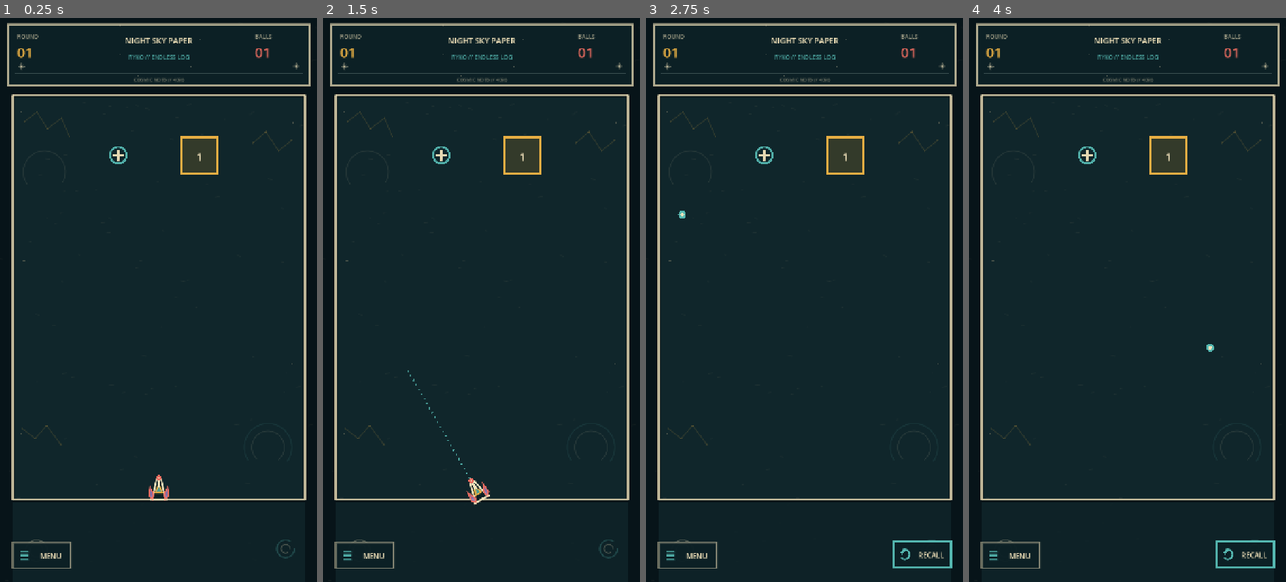
Above: before the commit, frames 1-4 (left to right).
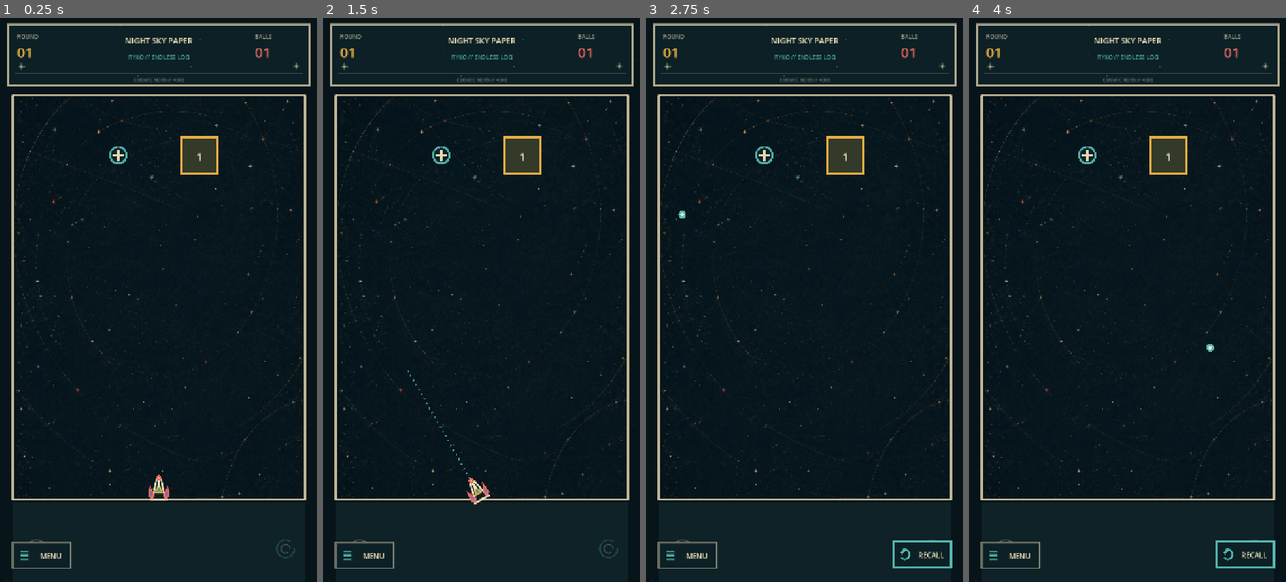
Above: after the commit, the same moments.

Repository: dfagaras/ryko-game
Game: Godot game, scene res://scenes/main.tscn
Same seed, same stepped clock (60 frames per second), same inputs: the game is played once before the commit and once after it.
Inputs (mouse positions are in pixels of both pictures, inside the frame that each line leads up to):
- Up to frame 1 (0.25 s): no input
- Up to frame 2 (1.5 s): tap Enter at 0.5 s; move the mouse to (551, 271) at 0.52 s; click (551, 271) at 0.67 s; tap Space at 1.25 s; drag from (418, 328) to (465, 412) at 1.27 s
- Up to frame 3 (2.75 s): move the mouse to (836, 175) at 2.02 s; click (836, 175) at 2.17 s
- Up to frame 4 (4 s): drag from (1111, 412) to (1032, 215) at 2.77 s; move the mouse to (1222, 384) at 3.52 s; click (1222, 384) at 3.67 s

The runs differ from the first frame. In frame 1, 0.6% of the frame differs, in the area x 4-96%, y 14-86%; in frame 2, 0.6%; in frame 3, 0.6%; in frame 4, 0.6%.

Commit message:
feat: add six selectable illustrated board backgrounds

Diff:
--- a/scripts/main.gd
+++ b/scripts/main.gd
@@ -70,7 +70,7 @@
 	"MISSION LOG",
 	"COSMIC BLUEPRINT",
 	"ALIEN DOODLES",
-	"DEEP-SPACE MAP",
+	"PAPER NEBULA",
 	"SIGNAL NAVIGATION"
 ]
 
@@ -105,6 +105,14 @@
 const ICON_POWER_ION: Texture2D = preload("res://assets/icons/power_ion.png")
 const ICON_POWER_GHOST: Texture2D = preload("res://assets/icons/power_ghost.png")
 const ICON_POWER_SUPERNOVA: Texture2D = preload("res://assets/icons/power_supernova.png")
+const BACKGROUND_TEXTURES: Array[Texture2D] = [
+	preload("res://assets/backgrounds/star_chart.jpg"),
+	preload("res://assets/backgrounds/mission_log.jpg"),
+	preload("res://assets/backgrounds/cosmic_blueprint.jpg"),
+	preload("res://assets/backgrounds/alien_doodles.jpg"),
+	preload("res://assets/backgrounds/paper_nebula.jpg"),
+	preload("res://assets/backgrounds/signal_navigation.jpg")
+]
 
 @export var fixed_generation_seed: int = 0
 
@@ -557,21 +565,21 @@
 
 
 func _menu_theme_rect(index: int) -> Rect2:
-	var column := index % 3
-	var row := index / 3
-	return Rect2(Vector2(48.0 + column * 208.0, 150.0 + row * 122.0), Vector2(192.0, 102.0))
+	var column := index % 2
+	var row := index / 2
+	return Rect2(Vector2(48.0 + column * 330.0, 145.0 + row * 170.0), Vector2(294.0, 150.0))
 
 
 func _menu_restart_rect() -> Rect2:
-	return Rect2(Vector2(48.0, 420.0), Vector2(192.0, 64.0))
+	return Rect2(Vector2(48.0, 675.0), Vector2(192.0, 64.0))
 
 
 func _menu_legend_rect() -> Rect2:
-	return Rect2(Vector2(264.0, 420.0), Vector2(192.0, 64.0))
+	return Rect2(Vector2(264.0, 675.0), Vector2(192.0, 64.0))
 
 
 func _menu_resume_rect() -> Rect2:
-	return Rect2(Vector2(480.0, 420.0), Vector2(192.0, 64.0))
+	return Rect2(Vector2(480.0, 675.0), Vector2(192.0, 64.0))
 
 
 func _legend_back_rect() -> Rect2:
@@ -1400,19 +1408,20 @@
 
 
 func _draw_selected_background(area: Rect2) -> void:
-	match selected_background:
-		0:
-			_draw_star_chart_background(area)
-		1:
-			_draw_mission_log_background(area)
-		2:
-			_draw_blueprint_background(area)
-		3:
-			_draw_alien_doodle_background(area)
-		4:
-			_draw_deep_space_background(area)
-		5:
-			_draw_signal_navigation_background(area)
+	if selected_background < 0 or selected_background >= BACKGROUND_TEXTURES.size():
+		return
+	var texture_alpha := 0.82
+	if selected_background == 4:
+		# The paper nebula is deliberately vivid, so soften it slightly to keep
+		# cream HP labels and the dotted trajectory readable over every cloud.
+		texture_alpha = 0.70
+	draw_texture_rect(
+		BACKGROUND_TEXTURES[selected_background],
+		area,
+		false,
+		Color(1.0, 1.0, 1.0, texture_alpha)
+	)
+	draw_rect(area, Color(BG, 0.10 if selected_background != 4 else 0.16), true)
 
 
 func _draw_constellation(points: PackedVector2Array, color: Color) -> void:
@@ -1807,7 +1816,7 @@
 	_draw_menu_action_button(_menu_restart_rect(), "RESTART", CORAL)
 	_draw_menu_action_button(_menu_legend_rect(), "LEGEND", AMBER)
 	_draw_menu_action_button(_menu_resume_rect(), "RESUME", AQUA)
-	_draw_centered_label("BACKGROUND SELECTION IS SAVED ON THIS DEVICE", Vector2(W * 0.5, 525.0), 11, Color(CREAM, 0.48))
+	_draw_centered_label("TAP A PREVIEW TO SELECT • SAVED ON THIS DEVICE", Vector2(W * 0.5, 775.0), 11, Color(CREAM, 0.54))
 	_draw_menu_mission_notes()
 
 
@@ -1816,38 +1825,13 @@
 	var selected := index == selected_background
 	draw_rect(rect, Color(PLAYFIELD_BG, 0.96), true)
 	draw_rect(rect, AQUA if selected else Color(CREAM, 0.48), false, 4.0 if selected else 2.0, true)
-	var icon_center := Vector2(rect.get_center().x, rect.position.y + 37.0)
-	var subtle := Color(CREAM, 0.42)
-	match index:
-		0:
-			_draw_constellation(PackedVector2Array([
-				icon_center + Vector2(-35, 9), icon_center + Vector2(-16, -12), icon_center + Vector2(5, 6), icon_center + Vector2(30, -9)
-			]), Color(AMBER, 0.58))
-		1:
-			for line_index in range(3):
-				draw_line(icon_center + Vector2(-35, -12 + line_index * 11), icon_center + Vector2(18, -12 + line_index * 11), subtle, 2.0, true)
-			draw_arc(icon_center + Vector2(31, 0), 13.0, 0.0, TAU, 20, Color(AMBER, 0.52), 2.0, true)
-		2:
-			draw_arc(icon_center, 29.0, 0.0, TAU, 28, Color(AQUA, 0.62), 2.0, true)
-			draw_arc(icon_center, 17.0, 0.0, TAU, 24, Color(AQUA, 0.45), 1.5, true)
-			draw_line(icon_center + Vector2(-38, 0), icon_center + Vector2(38, 0), Color(AQUA, 0.52), 1.5, true)
-		3:
-			draw_colored_polygon(PackedVector2Array([
-				icon_center + Vector2(0, -24), icon_center + Vector2(25, 18), icon_center + Vector2(-25, 18)
-			]), Color(PHASE_BLUE, 0.62))
-			draw_circle(icon_center + Vector2(-8, 3), 4.0, CREAM)
-			draw_circle(icon_center + Vector2(8, 3), 4.0, CREAM)
-		4:
-			for blob_index in range(5):
-				var blob_center := icon_center + Vector2(-28 + blob_index * 14, -10 + (blob_index % 2) * 17)
-				draw_circle(blob_center, 18.0, Color(AQUA if blob_index % 2 == 0 else PHASE_BLUE, 0.22))
-		5:
-			var wave := PackedVector2Array([
-				icon_center + Vector2(-38, 0), icon_center + Vector2(-22, 0), icon_center + Vector2(-14, -17),
-				icon_center + Vector2(-4, 18), icon_center + Vector2(8, -10), icon_center + Vector2(20, 5), icon_center + Vector2(38, 0)
-			])
-			draw_polyline(wave, Color(AQUA, 0.68), 2.5, true)
-	_draw_centered_label("%02d  %s" % [index + 1, BACKGROUND_NAMES[index]], Vector2(rect.get_center().x, rect.end.y - 22.0), 12, CREAM)
+	var preview_rect := Rect2(rect.position + Vector2(12.0, 10.0), Vector2(86.0, 130.0))
+	draw_texture_rect(BACKGROUND_TEXTURES[index], preview_rect, false, Color(1.0, 1.0, 1.0, 0.96))
+	draw_rect(preview_rect, Color(CREAM, 0.36), false, 1.5, true)
+	var label_center_x := rect.position.x + 195.0
+	_draw_centered_label("%02d" % [index + 1], Vector2(label_center_x, rect.position.y + 45.0), 18, AMBER)
+	_draw_centered_label(BACKGROUND_NAMES[index], Vector2(label_center_x, rect.position.y + 78.0), 12, CREAM)
+	_draw_centered_label("SELECTED" if selected else "TAP TO SELECT", Vector2(label_center_x, rect.position.y + 112.0), 10, AQUA if selected else Color(CREAM, 0.48))
 
 
 func _draw_menu_action_button(rect: Rect2, label: String, accent: Color) -> void:
@@ -1858,15 +1842,15 @@
 
 func _draw_menu_mission_notes() -> void:
 	var ink := Color(CREAM, 0.11)
-	draw_string(fallback_font, Vector2(58, 610), "MISSION CONTROL NOTES", HORIZONTAL_ALIGNMENT_LEFT, -1, 15, Color(AMBER, 0.54))
-	for line_index in range(7):
-		var y := 646.0 + line_index * 56.0
+	draw_string(fallback_font, Vector2(58, 855), "MISSION CONTROL NOTES", HORIZONTAL_ALIGNMENT_LEFT, -1, 15, Color(AMBER, 0.54))
+	for line_index in range(5):
+		var y := 891.0 + line_index * 56.0
 		draw_line(Vector2(58, y), Vector2(W - 58, y), ink, 1.0, true)
-	draw_string(fallback_font, Vector2(70, 680), "KEEP THE TRAJECTORY SIMPLE.", HORIZONTAL_ALIGNMENT_LEFT, -1, 14, Color(CREAM, 0.26))
-	draw_string(fallback_font, Vector2(70, 736), "SPECIAL BLOCKS ARE SOLID SIGNALS.", HORIZONTAL_ALIGNMENT_LEFT, -1, 14, Color(CREAM, 0.22))
-	draw_string(fallback_font, Vector2(70, 792), "NORMAL SHAPES KEEP THE PAPER VISIBLE.", HORIZONTAL_ALIGNMENT_LEFT, -1, 14, Color(CREAM, 0.18))
-	_draw_doodle_planet(Vector2(580, 932), 48.0, Color(AQUA, 0.17))
-	_draw_doodle_star(Vector2(112, 978), 18.0, Color(AMBER, 0.18))
+	draw_string(fallback_font, Vector2(70, 925), "KEEP THE TRAJECTORY SIMPLE.", HORIZONTAL_ALIGNMENT_LEFT, -1, 14, Color(CREAM, 0.26))
+	draw_string(fallback_font, Vector2(70, 981), "SPECIAL BLOCKS ARE SOLID SIGNALS.", HORIZONTAL_ALIGNMENT_LEFT, -1, 14, Color(CREAM, 0.22))
+	draw_string(fallback_font, Vector2(70, 1037), "NORMAL SHAPES KEEP THE PAPER VISIBLE.", HORIZONTAL_ALIGNMENT_LEFT, -1, 14, Color(CREAM, 0.18))
+	_draw_doodle_planet(Vector2(580, 1120), 42.0, Color(AQUA, 0.14))
+	_draw_doodle_star(Vector2(112, 1150), 16.0, Color(AMBER, 0.16))
 
 
 func _draw_legend_page() -> void:
Binary file added: assets/backgrounds/alien_doodles.jpg
Not shown, added: assets/backgrounds/alien_doodles.jpg.import
Binary file added: assets/backgrounds/cosmic_blueprint.jpg
Not shown, added: assets/backgrounds/cosmic_blueprint.jpg.import
Binary file added: assets/backgrounds/mission_log.jpg
Not shown, added: assets/backgrounds/mission_log.jpg.import
Binary file added: assets/backgrounds/paper_nebula.jpg
Not shown, added: assets/backgrounds/paper_nebula.jpg.import
Binary file added: assets/backgrounds/signal_navigation.jpg
Not shown, added: assets/backgrounds/signal_navigation.jpg.import
Binary file added: assets/backgrounds/star_chart.jpg
Not shown, added: assets/backgrounds/star_chart.jpg.import
